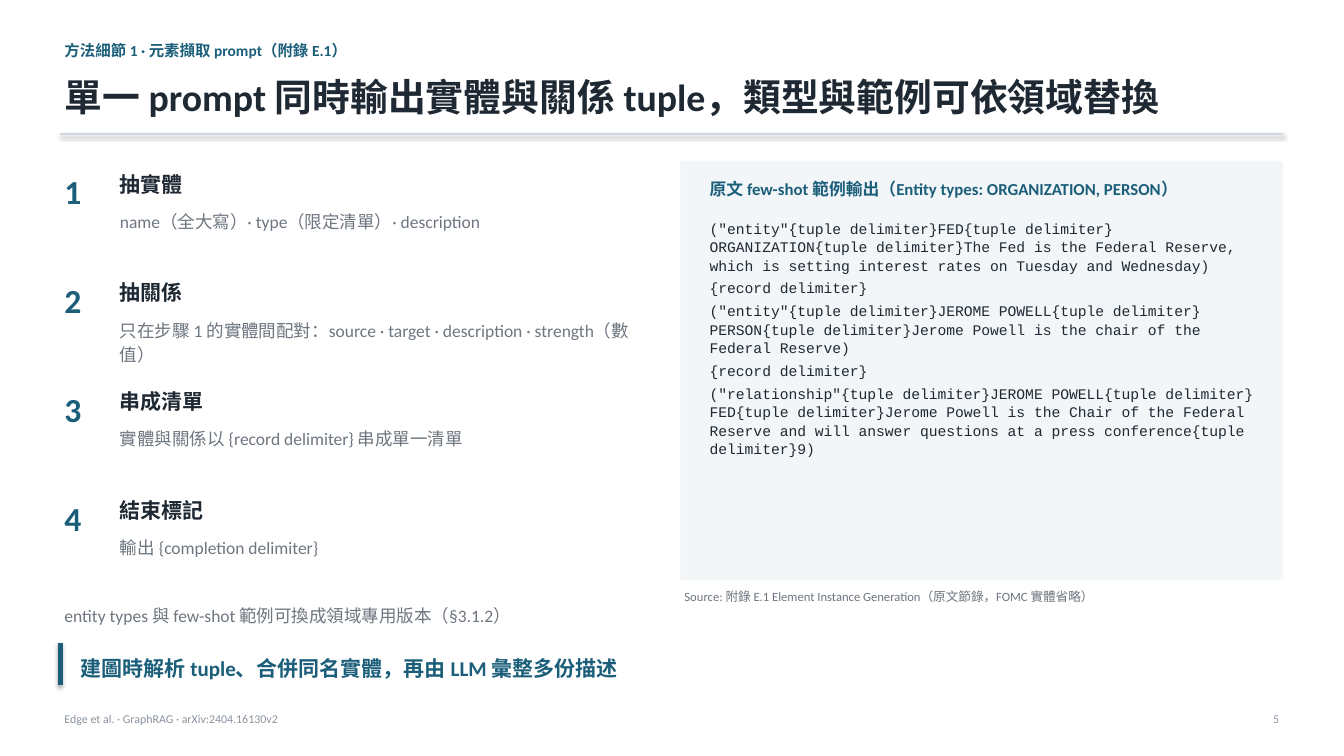
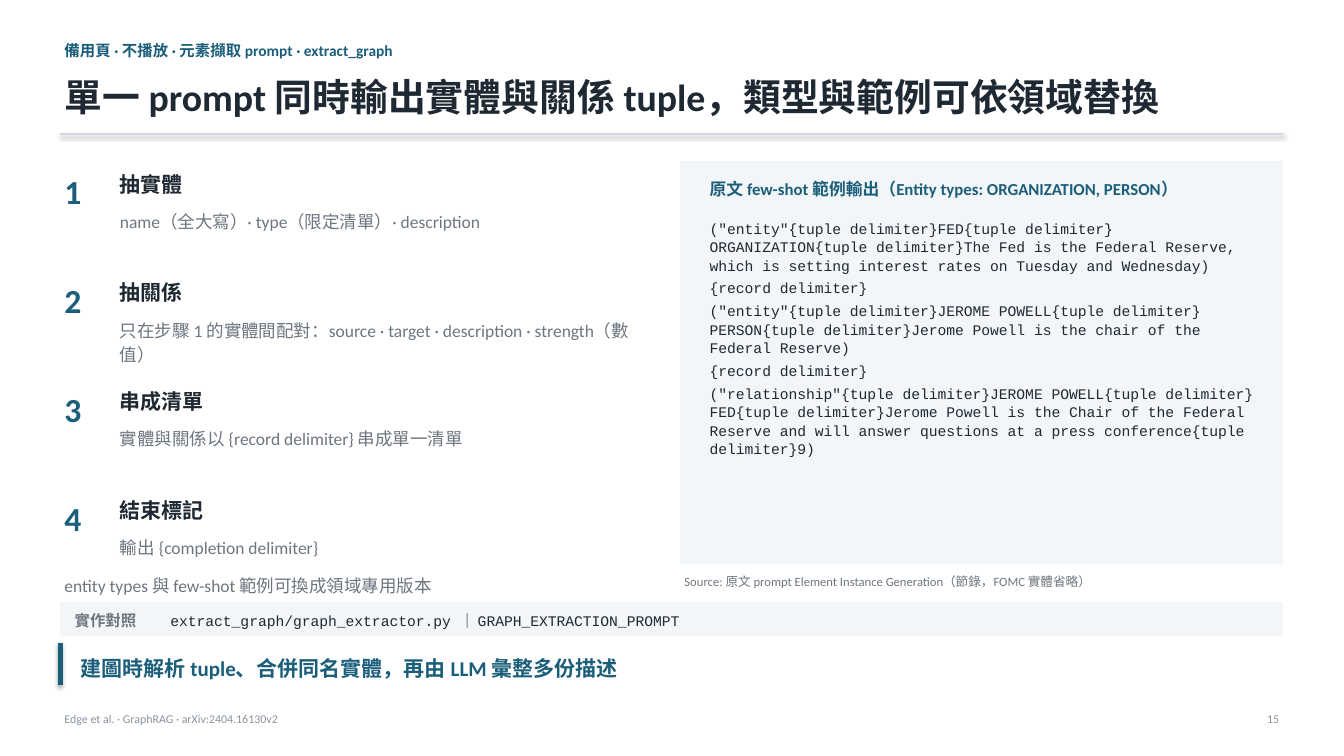
Before and after one commit to Moris-Zhan/CV-RAG-LLM-Papers, a slide deck: slide 15 of RAG/2024_GraphRAG/slides_zh-TW.pptx (slide 5 before the commit). Drawn at 1344x756 pixels with LibreOffice and Linux fonts; fonts in the diff are those of the drawing. Boxes give left, top, right and bottom in pixels: in the first picture for what was removed or moved away, otherwise in the second. Text is boxed around its words. In the diff, an @@ line names an element or a change of style, - is before the commit and + after.

```diff
--- a/RAG/2024_GraphRAG/slides_zh-TW.pptx
+++ b/RAG/2024_GraphRAG/slides_zh-TW.pptx
@@ text at (64,41,393,61): text changed @@
-方法細節 1 · 元素擷取 prompt（附錄 E.1）
+備用頁 · 不播放 · 元素擷取 prompt · extract_graph
@@ rectangle: place and size @@
-rectangle at (681,161,1284,580)
+rectangle at (681,161,1284,565)
@@ text at (64,577,431,595): text changed @@
-entity types 與 few-shot 範例可換成領域專用版本（§3.1.2）
+entity types 與 few-shot 範例可換成領域專用版本
@@ text at (684,575,1091,588): text changed @@
-Source: 附錄 E.1 Element Instance Generation（原文節錄，FOMC 實體省略）
+Source: 原文 prompt Element Instance Generation（節錄，FOMC 實體省略）
@@ rectangle added at (60,602,1284,636), fill #F2F6F8 @@
@@ text added at (75,613,137,627), 11 pt, text #6E7680, bold @@
+實作對照
@@ text added at (170,615,680,629), 10.5 pt, text #1F2933 @@
+extract_graph/graph_extractor.py ｜ GRAPH_EXTRACTION_PROMPT
@@ text at (1267,715,1279,723): text changed @@
-5
+15
```
Also in this commit, not shown: 18 other slides changed, 7 slides added, 3 slides removed, 19 other files.
